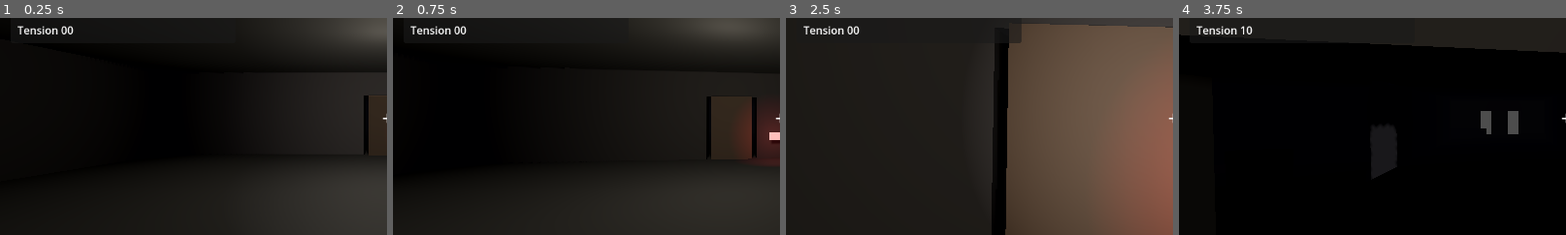
Above: before the commit, frames 1-4 (left to right).
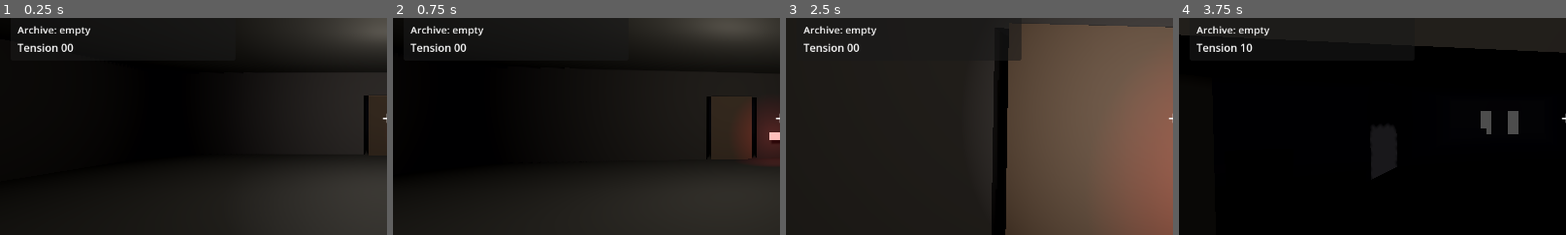
Above: after the commit, the same moments.

Repository: Halomix/TheHouseisListening
Game: Godot game, scene res://scenes/main.tscn
Two runs of this game, one before a commit and one after it. Both use one fixed random seed, a clock stepped at 60 frames per second and the inputs below.
Inputs (mouse positions are % of the whole screen's width and height, from its top left):
- Up to frame 1 (0.25 s): no input
- Up to frame 2 (0.75 s): tap Enter at 0.5 s; move the mouse to (55, 50) at 0.52 s; hold W (move_forward) from 0.53 s (still down); hold F (flashlight) from 0.53 s (still down); click (55, 50) at 0.67 s
- Up to frame 3 (2.5 s): keep holding W (move_forward); tap Space (jump) at 0.77, 1.52 s; tap E (interact) at 0.8, 1.35 s; move the mouse to (45, 50) at 1.27 s; release F (flashlight) at 1.28 s; click (45, 50) at 1.42 s; tap Shift (sprint) at 1.55 s; move the mouse to (52, 48) at 2.02 s; hold Shift (sprint) from 2.03 s (still down); click (52, 48) at 2.17 s; tap F (flashlight) at 2.3 s
- Up to frame 4 (3.75 s): keep holding W (move_forward); tap E (interact) at 2.75, 3.05 s; move the mouse to (49, 52) at 2.77 s; release Shift (sprint) at 2.78 s; tap F (flashlight) at 2.85 s; click (49, 52) at 2.92 s; tap Space (jump) at 3.02 s; move the mouse to (57, 51) at 3.52 s; hold E (interact) from 3.53 s (still down); click (57, 51) at 3.67 s
The pictures show only the part of the screen within x 0-50%, y 27-77%; the shares and areas given below are measured in that part.

The runs differ from the first frame. In frame 1, 0.8% of the frame differs, in the area x 4-24%, y 3-16%; in frame 2, 0.8%; in frame 3, 1.1%, in the area x 4-61%, y 3-20%; in frame 4, 0.8%.

Commit message:
Add archive evidence loop

Diff:
--- a/scenes/main.tscn
+++ b/scenes/main.tscn
@@ -9,6 +9,7 @@
 [ext_resource type="Script" path="res://scripts/systems/threat_director.gd" id="7_th001"]
 [ext_resource type="Script" path="res://scripts/systems/house_memory.gd" id="8_hm001"]
 [ext_resource type="Script" path="res://scripts/systems/house_director.gd" id="9_hd001"]
+[ext_resource type="Script" path="res://scripts/systems/archive_log.gd" id="10_ar001"]
 
 [node name="Main" type="Node"]
 script = ExtResource("2_ub7pq")
@@ -33,5 +34,8 @@
 [node name="HouseMemory" type="Node" parent="."]
 script = ExtResource("8_hm001")
 
+[node name="ArchiveLog" type="Node" parent="."]
+script = ExtResource("10_ar001")
+
 [node name="HouseDirector" type="Node" parent="."]
 script = ExtResource("9_hd001")
--- a/scenes/world/TestLevel.tscn
+++ b/scenes/world/TestLevel.tscn
@@ -558,7 +558,7 @@
 transform = Transform3D(0.984808, -0.173648, 0, 0.173648, 0.984808, 0, 0, 0, 1, 5.35, 0.98, -4.35)
 script = ExtResource("5_note")
 note_title = "A note on the entry table"
-note_body = "Kill the room before you open the hall.
+note_body = "Mara, log this before you touch the hall.
 
 When the power comes back, do not trust the first place you look.
 
--- /dev/null
+++ b/scripts/systems/archive_log.gd
@@ -0,0 +1,71 @@
+extends Node
+
+signal archive_changed(entry_count: int, latest_title: String, latest_summary: String)
+
+var _entries: Array[Dictionary] = []
+
+func _ready() -> void:
+	add_to_group("archive_log")
+
+func record_entry(title: String, body: String, category: String = "", source: String = "") -> void:
+	var normalized_title := title.strip_edges()
+	var normalized_body := body.strip_edges()
+	if normalized_title.is_empty() and normalized_body.is_empty():
+		return
+
+	var entry := {
+		"title": normalized_title if not normalized_title.is_empty() else "Recovered note",
+		"body": normalized_body,
+		"category": category.strip_edges(),
+		"source": source.strip_edges(),
+		"summary": _summarize(normalized_body),
+	}
+	_entries.append(entry)
+	archive_changed.emit(_entries.size(), str(entry["title"]), str(entry["summary"]))
+	_sync_hud()
+
+func get_entry_count() -> int:
+	return _entries.size()
+
+func get_latest_title() -> String:
+	if _entries.is_empty():
+		return ""
+	return str(_entries.back().get("title", ""))
+
+func get_latest_summary() -> String:
+	if _entries.is_empty():
+		return ""
+	return str(_entries.back().get("summary", ""))
+
+func get_archive_status() -> String:
+	if _entries.is_empty():
+		return "Archive: empty"
+	return "Archive: %02d recovered | %s" % [_entries.size(), get_latest_title()]
+
+func get_recent_lines(limit: int = 3) -> PackedStringArray:
+	var lines := PackedStringArray()
+	if _entries.is_empty():
+		return lines
+
+	var start_index := maxi(_entries.size() - max(limit, 1), 0)
+	for i in range(start_index, _entries.size()):
+		var entry := _entries[i]
+		var title := str(entry.get("title", "Recovered note"))
+		var summary := str(entry.get("summary", ""))
+		if summary.is_empty():
+			summary = _summarize(str(entry.get("body", "")))
+		lines.append("%s: %s" % [title, summary])
+	return lines
+
+func _summarize(body: String) -> String:
+	var cleaned := body.replace("\n", " ").strip_edges()
+	if cleaned.is_empty():
+		return "No excerpt"
+	if cleaned.length() <= 72:
+		return cleaned
+	return "%s..." % cleaned.substr(0, 69).strip_edges()
+
+func _sync_hud() -> void:
+	var hud := get_tree().get_first_node_in_group("hud")
+	if hud != null and hud.has_method("set_archive_status"):
+		hud.set_archive_status(get_archive_status())
--- a/scripts/systems/game_state.gd
+++ b/scripts/systems/game_state.gd
@@ -158,11 +158,19 @@
 	var memory := get_tree().get_first_node_in_group("house_memory")
 	if memory != null and memory.has_method("get_recap_lines"):
 		recap_lines = memory.get_recap_lines()
+	var archive_lines: PackedStringArray = []
+	var archive_log := get_tree().get_first_node_in_group("archive_log")
+	if archive_log != null and archive_log.has_method("get_recent_lines"):
+		archive_lines = archive_log.get_recent_lines()
 	var end_text := "You made it out.\nPrototype slice complete."
 	if not recap_lines.is_empty():
 		end_text += "\n\nThe house remembers:"
 		for line in recap_lines:
 			end_text += "\n- %s" % line
+	if not archive_lines.is_empty():
+		end_text += "\n\nRecovered notes:"
+		for line in archive_lines:
+			end_text += "\n- %s" % line
 	var hud := get_tree().get_first_node_in_group("hud")
 	if hud != null and hud.has_method("show_end_screen"):
 		hud.show_end_screen(end_text)
--- a/scripts/ui/hud.gd
+++ b/scripts/ui/hud.gd
@@ -9,6 +9,7 @@
 var threat_label: Label
 var state_label: Label
 var presence_label: Label
+var archive_label: Label
 var note_panel: PanelContainer
 var note_title_label: Label
 var note_body_label: Label
@@ -36,6 +37,7 @@
 	set_player_state("Exposed")
 	set_threat_state("Threat Calm")
 	set_presence_state("Presence Dormant")
+	set_archive_status("Archive: empty")
 	call_deferred("_sync_existing_state")
 
 func _sync_existing_state() -> void:
@@ -61,6 +63,10 @@
 				names.sort()
 				set_inventory("Inventory: %s" % ", ".join(names))
 
+	var archive := get_tree().get_first_node_in_group("archive_log")
+	if archive != null and archive.has_method("get_archive_status"):
+		set_archive_status(archive.get_archive_status())
+
 func show_prompt(text: String) -> void:
 	var cleaned := text.strip_edges()
 	prompt_label.text = cleaned
@@ -96,6 +102,9 @@
 
 func set_presence_state(text: String) -> void:
 	presence_label.text = text if text.begins_with("Presence") else "Presence %s" % text
+
+func set_archive_status(text: String) -> void:
+	archive_label.text = text if text.begins_with("Archive") else "Archive: %s" % text
 
 func show_note(title: String, body: String) -> void:
 	note_title_label.text = title
@@ -199,6 +208,10 @@
 	presence_label = Label.new()
 	presence_label.add_theme_font_size_override("font_size", 15)
 	stack.add_child(presence_label)
+
+	archive_label = Label.new()
+	archive_label.add_theme_font_size_override("font_size", 15)
+	stack.add_child(archive_label)
 
 	tension_label = Label.new()
 	tension_label.add_theme_font_size_override("font_size", 16)
--- a/scripts/world/note.gd
+++ b/scripts/world/note.gd
@@ -18,6 +18,9 @@
 
     if not _has_been_read:
         _has_been_read = true
+        var archive_log := get_tree().get_first_node_in_group("archive_log")
+        if archive_log != null and archive_log.has_method("record_entry"):
+            archive_log.record_entry(note_title, note_body, "note", name)
         var tension := get_tree().get_first_node_in_group("tension_manager")
         if tension != null and tension.has_method("add_tension"):
             tension.add_tension(first_read_tension, "note_read")
Not shown: 1 places in scenes/main.tscn that only renumber resources
Not shown, added: scripts/systems/archive_log.gd.uid
Not shown, changed: CURRENT_MILESTONE.md
Not shown, changed: KNOWN_ISSUES.md
Not shown, changed: NEXT_TASKS.md
Not shown, added: PATCH_11_NOTES.md
Not shown, changed: PLAYTEST_NOTES.md
Not shown, changed: scripts/validate-bootstrap.ps1
